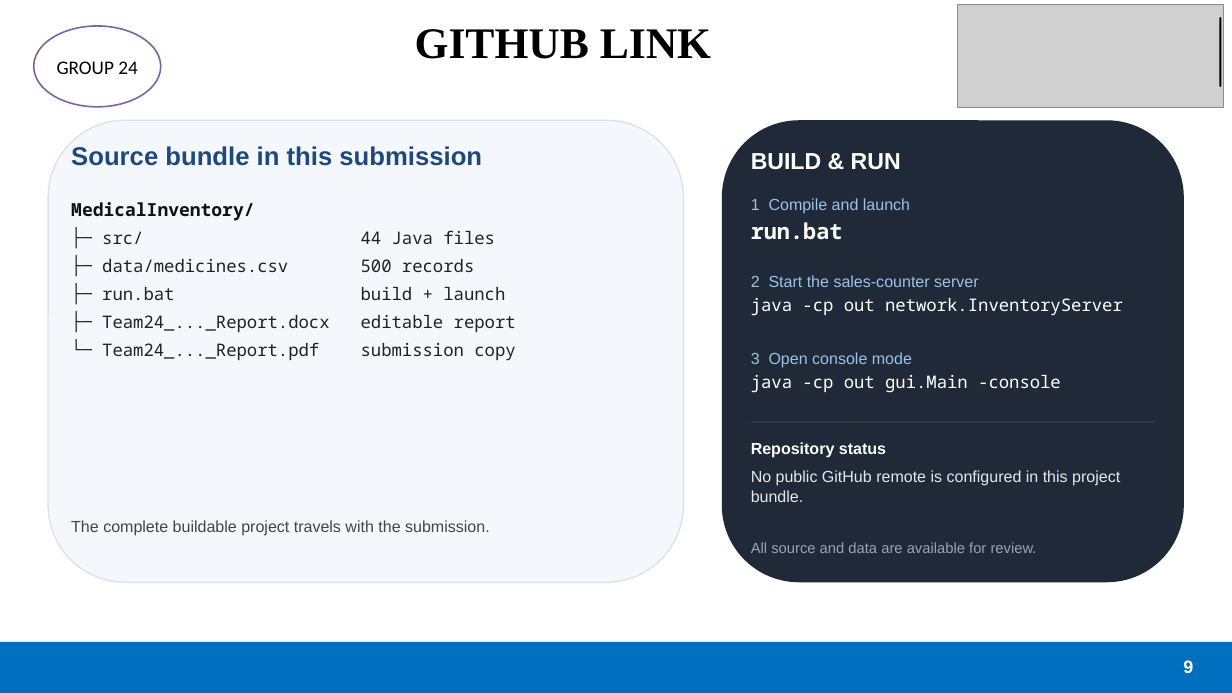
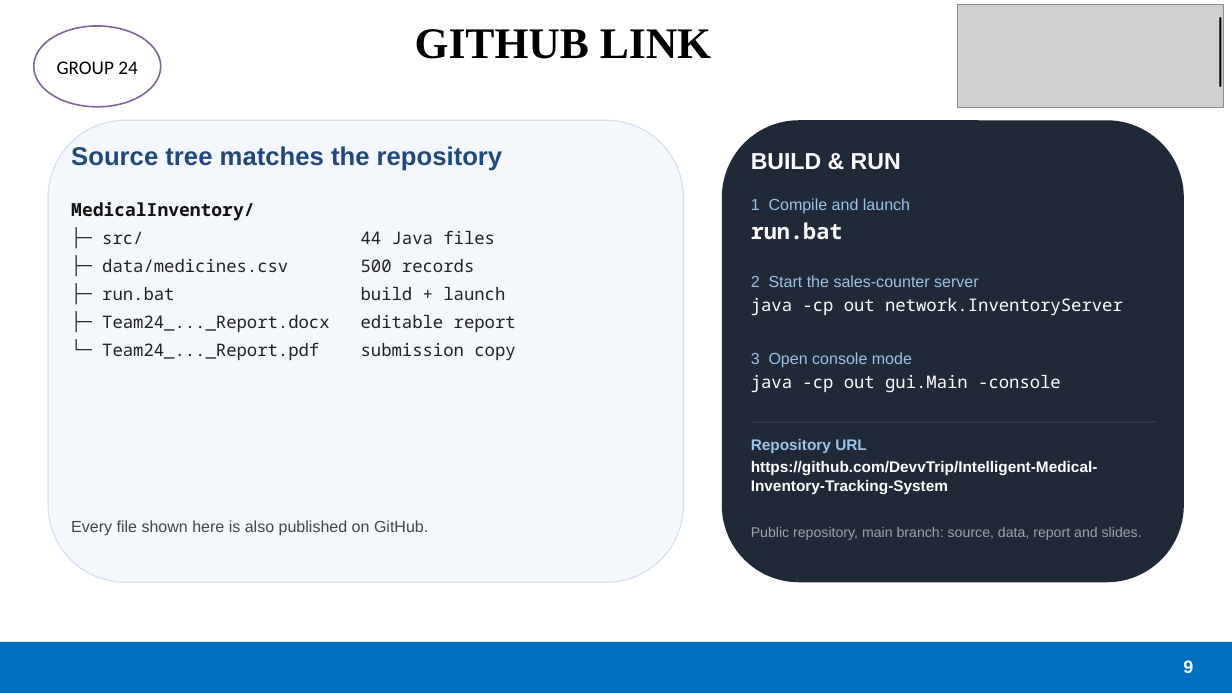
Before and after one commit to DevvTrip/Intelligent-Medical-Inventory-Tracking-System, a slide deck: slide 9 of Team24_CCSE0355_IntelligentMedicalInventoryTrackingSystem_Presentation.pptx. Drawn at 1232x693 pixels with LibreOffice and Linux fonts; fonts in the diff are those of the drawing; grey boxes stand for pictures. Boxes give left, top, right and bottom in pixels: in the first picture for what was removed or moved away, otherwise in the second. Text is boxed around its words. In the diff, an @@ line names an element or a change of style, - is before the commit and + after.

Commit message:
docs: Add the repository URL to the GitHub slide

```diff
--- a/Team24_CCSE0355_IntelligentMedicalInventoryTrackingSystem_Presentation.pptx
+++ b/Team24_CCSE0355_IntelligentMedicalInventoryTrackingSystem_Presentation.pptx
@@ text at [71, 146, 503, 171]: text changed @@
-Source bundle in this submission
+Source tree matches the repository
@@ text at [751, 439, 867, 453]: text changed; size 12.5 to 12 pt; text colour #FFFFFF to #9CC3E8 @@
-Repository status
+Repository URL
@@ text at [751, 461, 1098, 495]: text changed; size 12.5 to 12 pt; text colour #E5E7EB to #FFFFFF; bold on @@
-No public GitHub remote is configured in this project bundle.
+https://github.com/DevvTrip/Intelligent-Medical-Inventory-Tracking-System
@@ text at [71, 520, 428, 536]: text changed @@
-The complete buildable project travels with the submission.
+Every file shown here is also published on GitHub.
@@ text at [751, 527, 1142, 540]: text changed; size 11.5 to 11 pt @@
-All source and data are available for review.
+Public repository, main branch: source, data, report and slides.
```
